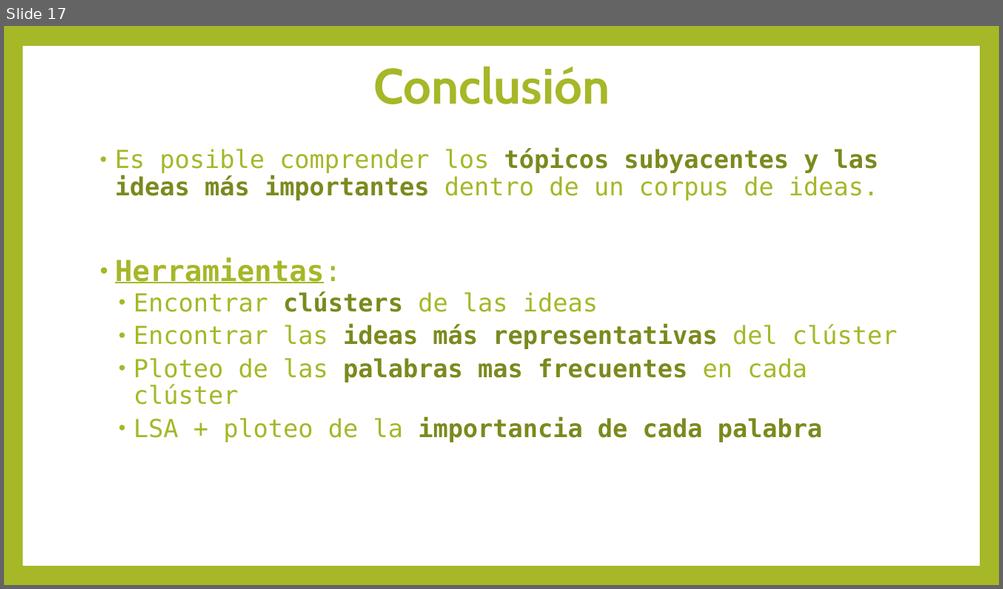
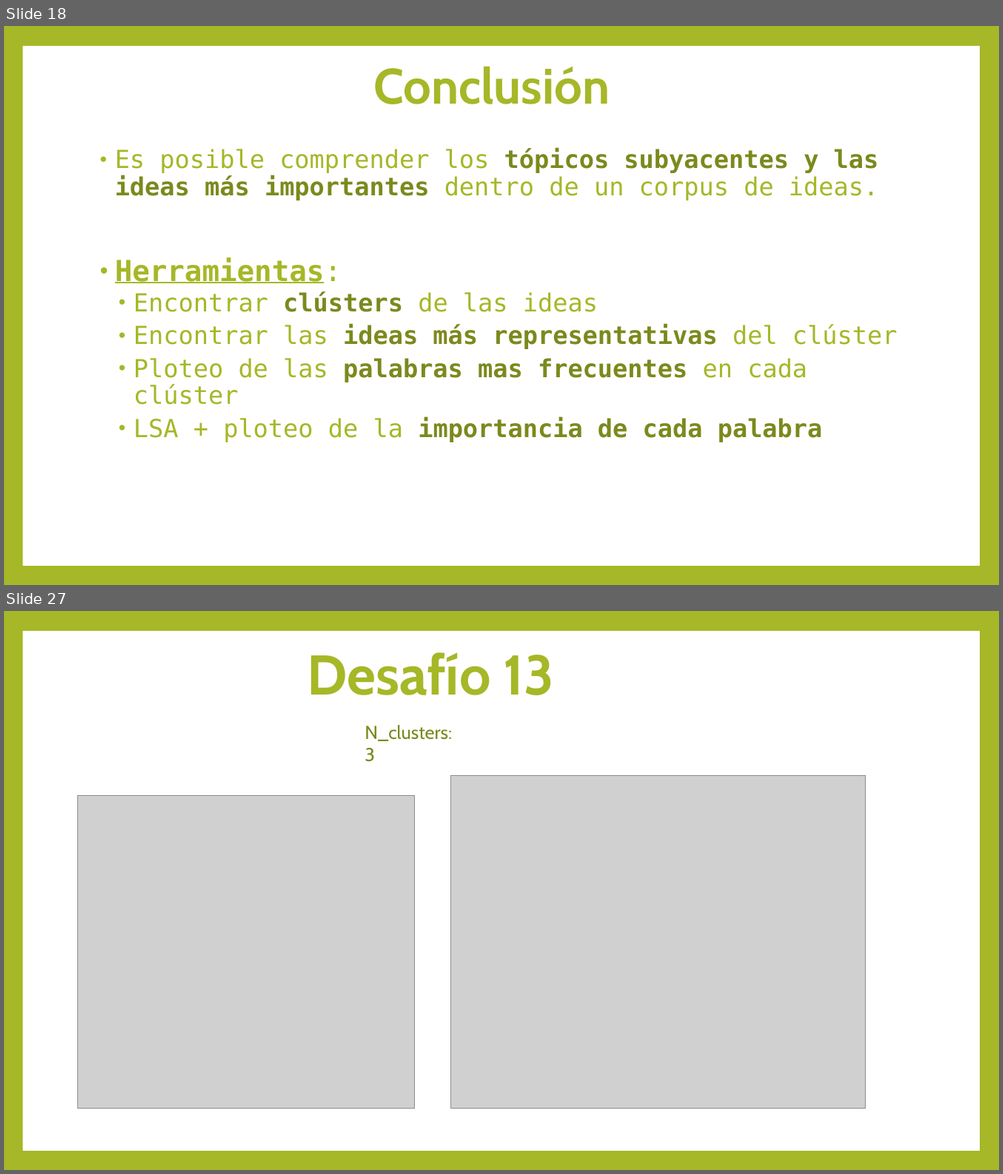
Before and after one commit to felipeaguirre66/PoliticsNLP, a slide deck: Summarization/presentacion_summarization.pptx. Shown one above the other, each under a label of ours: slide 17 before the commit, slides 18 and 27 after it; the slides between them are not shown. The pictures are 1003x589 and 1003x1174 pixels, drawn with LibreOffice and Linux fonts; fonts in the diff are those of the drawing; grey boxes stand for pictures. Boxes give left, top, right and bottom in pixels: in the first picture for what was removed or moved away, otherwise in the second. Text is boxed around its words. In the diff, an @@ line names an element or a change of style, - is before the commit and + after.

```diff
--- a/Summarization/presentacion_summarization.pptx
+++ b/Summarization/presentacion_summarization.pptx
@@ slide 27 added at [4, 611, 999, 1170], background #A6B727; not listed: 1 template element that a slide beside it also shows @@
@@ title added at [307, 652, 555, 695], 54 pt, text #A6B727, bold @@
+Desafío 13
@@ text added at [364, 725, 452, 762], 18 pt, text #7D891D @@
+N_clusters: 3
@@ picture added at [450, 776, 865, 1109] @@
@@ picture added at [78, 795, 415, 1109] @@
@@ what was slide 17 is now slide 18 @@
```
Also in this commit, not shown: 66 other slides added, 4 other files.
